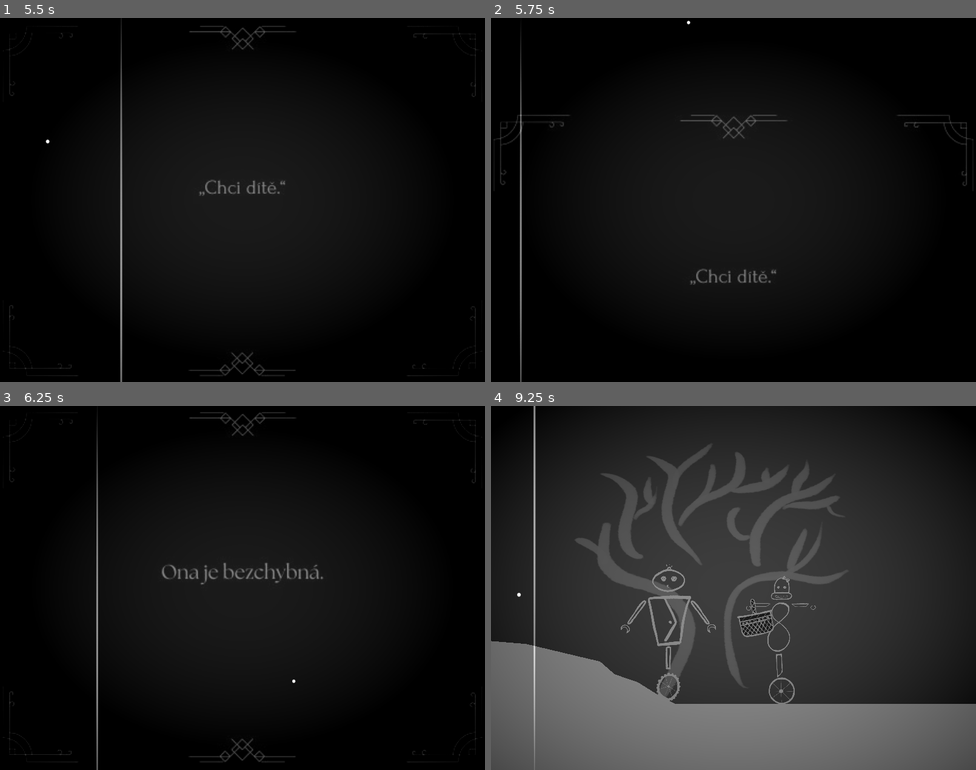
Above: before the commit, frames 1-4 (two rows, left to right).
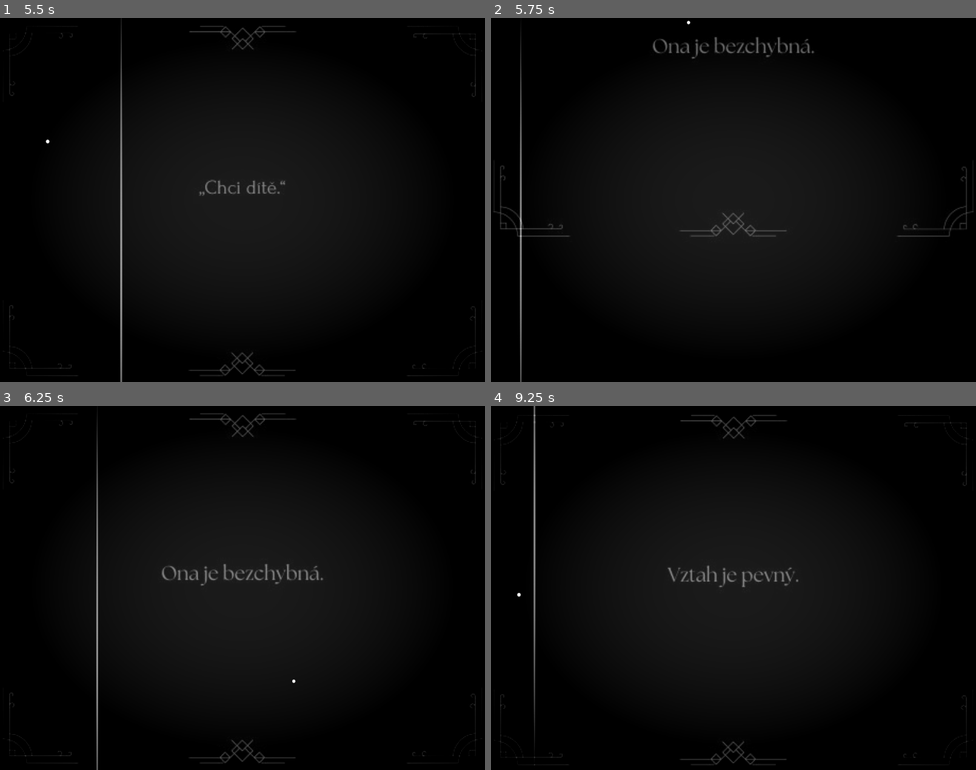
Above: after the commit, the same moments.

Repository: tombuben/KrehkeRobotickeSpoje
Game: Godot game, scene res://main_menu.tscn
Two runs of this game, one before a commit and one after it. Both use one fixed random seed, a clock stepped at 60 frames per second and the inputs below. Video files are missing from this copy of the repository; at most half a second of black plays in their place.
Inputs:
- Up to frame 1 (5.5 s): hold D (Player1Right) 0.53-1.28 s; tap K (Player2Down) at 0.6, 4.35 s; hold S (Player1Down) 1.28-2.03 s; tap J (Player2Left) at 1.35, 5.1 s; hold D (Player1Right) 2.03-2.78 s; tap L (Player2Right) at 2.1 s; hold W (Player1Up) 2.78-3.53 s; tap I (Player2Up) at 2.85 s; hold C (SwitchCamera) 3.53-4.28 s; hold A (Player1Left) 3.53-5.03 s; tap Enter at 5 s; hold S (Player1Down) from 5.03 s (still down)
- Up to frame 2 (5.75 s): keep holding S (Player1Down)
- Up to frame 3 (6.25 s): release S (Player1Down) at 5.78 s; hold D (Player1Right) from 5.78 s (still down); tap L (Player2Right) at 5.85 s
- Up to frame 4 (9.25 s): release D (Player1Right) at 6.53 s; hold W (Player1Up) 6.53-7.28 s; tap one key every 0.75 s from 6.6 s: I (Player2Up) C (SwitchCamera) K (Player2Down) J (Player2Left); hold D (Player1Right) 7.28-8.03 s; hold S (Player1Down) 8.03-8.78 s; hold A (Player1Left) from 8.78 s (still down)

Frame 1 is identical in both runs. In frame 2, 1.7% of the frame differs, in the area x 0-100%, y 5-74%; in frame 3, 0.9%; in frame 4, 89%, in the area x 0-100%, y 0-100%.

Commit message:
pripraveni levelu pro storyboardy

Diff:
--- a/level_1.tscn
+++ b/level_1.tscn
@@ -206,19 +206,19 @@
 position = Vector2(-3700, -3778)
 texture = ExtResource("15_d117x")
 script = ExtResource("13_doyg1")
-displayTime = 2.0
+displayTime = 3.0
 
 [node name="ParkOutro4" type="Sprite2D" parent="Storyboard"]
 position = Vector2(-3700, -2400)
 texture = ExtResource("16_pror3")
 script = ExtResource("13_doyg1")
-displayTime = 1.0
+displayTime = 2.0
 
 [node name="ParkOutro5" type="Sprite2D" parent="Storyboard"]
 position = Vector2(-3700, -2000)
 texture = ExtResource("17_unuie")
 script = ExtResource("13_doyg1")
-displayTime = 1.0
+displayTime = 2.0
 
 [node name="GoalTarget" type="Area2D" parent="."]
 position = Vector2(3202, 368)
--- a/level_2.tscn
+++ b/level_2.tscn
@@ -10,6 +10,15 @@
 [ext_resource type="Script" path="res://Friction.gd" id="7_ushj2"]
 [ext_resource type="Script" path="res://GoalTarget.gd" id="8_j552f"]
 [ext_resource type="Texture2D" uid="uid://cqrw63dltv63u" path="res://art/carry_stuff/krabice.png" id="9_jy2fh"]
+[ext_resource type="Script" path="res://CameraSwitcher.gd" id="11_n28tc"]
+[ext_resource type="Script" path="res://StoryboardPlayer.gd" id="12_hyrqr"]
+[ext_resource type="Texture2D" uid="uid://bmkvdjqy6w6c5" path="res://art/storyboard/park/park_uvod.jpg" id="13_5odp1"]
+[ext_resource type="Texture2D" uid="uid://c0fuai8ej7745" path="res://art/storyboard/park/park_intro_1.jpg" id="14_auqnv"]
+[ext_resource type="Script" path="res://storyboard.gd" id="15_itv0g"]
+[ext_resource type="Texture2D" uid="uid://doi3la0c0mrr" path="res://art/storyboard/park/park_intro_2.jpg" id="16_l103a"]
+[ext_resource type="Texture2D" uid="uid://bupuetdew7tg6" path="res://art/storyboard/park/park_outro_1.jpg" id="17_vbwfh"]
+[ext_resource type="Texture2D" uid="uid://ble8folajkggg" path="res://art/storyboard/park/park_outro_2.jpg" id="18_kcvic"]
+[ext_resource type="Texture2D" uid="uid://bvl8aag2ru7dp" path="res://art/storyboard/park/park_outro_3.jpg" id="19_qna4g"]
 
 [sub_resource type="ShaderMaterial" id="ShaderMaterial_fugcv"]
 shader = ExtResource("6_kmwe0")
@@ -100,6 +109,68 @@
 position = Vector2(-2, 66)
 shape = SubResource("RectangleShape2D_iy1vu")
 
+[node name="CameraSwitcher" type="Node2D" parent="." node_paths=PackedStringArray("gameplayCamera")]
+script = ExtResource("11_n28tc")
+gameplayCamera = NodePath("../CameraCenterer/CharactersCamera")
+
+[node name="StoryboardPlayer" type="Camera2D" parent="CameraSwitcher" node_paths=PackedStringArray("gameStart", "gameEnd")]
+position = Vector2(-998, -1504)
+zoom = Vector2(1.75, 1.75)
+position_smoothing_enabled = true
+position_smoothing_speed = 10.0
+script = ExtResource("12_hyrqr")
+gameStart = [NodePath(""), NodePath("")]
+gameEnd = [NodePath(""), NodePath(""), NodePath("")]
+
+[node name="Storyboard" type="Node2D" parent="."]
+
+[node name="TextureRect" type="TextureRect" parent="Storyboard"]
+offset_left = -3948.0
+offset_top = -4813.0
+offset_right = -3520.0
+offset_bottom = -4671.0
+
+[node name="ColorRect" type="ColorRect" parent="Storyboard"]
+offset_left = -4123.0
+offset_top = -5300.0
+offset_right = -3323.0
+offset_bottom = -747.0
+color = Color(0, 0, 0, 1)
+
+[node name="ParkUvod" type="Sprite2D" parent="Storyboard"]
+position = Vector2(-3700, -5000)
+texture = ExtResource("13_5odp1")
+
+[node name="ParkIntro1" type="Sprite2D" parent="Storyboard"]
+position = Vector2(-3700, -4616)
+texture = ExtResource("14_auqnv")
+script = ExtResource("15_itv0g")
+displayTime = 3.0
+
+[node name="ParkIntro2" type="Sprite2D" parent="Storyboard"]
+position = Vector2(-3700, -4249)
+texture = ExtResource("16_l103a")
+script = ExtResource("15_itv0g")
+displayTime = 2.0
+
+[node name="ParkOutro1" type="Sprite2D" parent="Storyboard"]
+position = Vector2(-3700, -3778)
+texture = ExtResource("17_vbwfh")
+script = ExtResource("15_itv0g")
+displayTime = 3.0
+
+[node name="ParkOutro4" type="Sprite2D" parent="Storyboard"]
+position = Vector2(-3700, -2400)
+texture = ExtResource("18_kcvic")
+script = ExtResource("15_itv0g")
+displayTime = 2.0
+
+[node name="ParkOutro5" type="Sprite2D" parent="Storyboard"]
+position = Vector2(-3700, -2000)
+texture = ExtResource("19_qna4g")
+script = ExtResource("15_itv0g")
+displayTime = 2.0
+
 [connection signal="body_entered" from="Krabice" to="." method="_on_krabice_body_entered"]
 [connection signal="body_entered" from="Krabice" to="Krabice/Node2D" method="_on_krabice_body_entered"]
 [connection signal="body_exited" from="Krabice" to="Krabice/Node2D" method="_on_krabice_body_exited"]
--- a/level_3.tscn
+++ b/level_3.tscn
@@ -9,6 +9,15 @@
 [ext_resource type="Texture2D" uid="uid://coqpig88ad7yg" path="res://art/gameover.png" id="7_bvag3"]
 [ext_resource type="Script" path="res://Friction.gd" id="7_ymntq"]
 [ext_resource type="Script" path="res://GoalTarget.gd" id="8_os6pc"]
+[ext_resource type="Script" path="res://CameraSwitcher.gd" id="10_momg8"]
+[ext_resource type="Script" path="res://StoryboardPlayer.gd" id="11_4s1fs"]
+[ext_resource type="Texture2D" uid="uid://bmkvdjqy6w6c5" path="res://art/storyboard/park/park_uvod.jpg" id="12_l4ceb"]
+[ext_resource type="Texture2D" uid="uid://c0fuai8ej7745" path="res://art/storyboard/park/park_intro_1.jpg" id="13_s1v1l"]
+[ext_resource type="Script" path="res://storyboard.gd" id="14_4r3rw"]
+[ext_resource type="Texture2D" uid="uid://doi3la0c0mrr" path="res://art/storyboard/park/park_intro_2.jpg" id="15_7iwbp"]
+[ext_resource type="Texture2D" uid="uid://bupuetdew7tg6" path="res://art/storyboard/park/park_outro_1.jpg" id="16_c0uxg"]
+[ext_resource type="Texture2D" uid="uid://ble8folajkggg" path="res://art/storyboard/park/park_outro_2.jpg" id="17_5kyp6"]
+[ext_resource type="Texture2D" uid="uid://bvl8aag2ru7dp" path="res://art/storyboard/park/park_outro_3.jpg" id="18_pk6ql"]
 
 [sub_resource type="ShaderMaterial" id="ShaderMaterial_fugcv"]
 shader = ExtResource("6_axbdr")
@@ -133,6 +142,68 @@
 position = Vector2(-2, 66)
 shape = SubResource("RectangleShape2D_iy1vu")
 
+[node name="CameraSwitcher" type="Node2D" parent="." node_paths=PackedStringArray("gameplayCamera")]
+script = ExtResource("10_momg8")
+gameplayCamera = NodePath("")
+
+[node name="StoryboardPlayer" type="Camera2D" parent="CameraSwitcher" node_paths=PackedStringArray("gameStart", "gameEnd")]
+position = Vector2(-998, -1504)
+zoom = Vector2(1.75, 1.75)
+position_smoothing_enabled = true
+position_smoothing_speed = 10.0
+script = ExtResource("11_4s1fs")
+gameStart = [NodePath(""), NodePath("")]
+gameEnd = [NodePath(""), NodePath(""), NodePath("")]
+
+[node name="Storyboard" type="Node2D" parent="."]
+
+[node name="TextureRect" type="TextureRect" parent="Storyboard"]
+offset_left = -3948.0
+offset_top = -4813.0
+offset_right = -3520.0
+offset_bottom = -4671.0
+
+[node name="ColorRect" type="ColorRect" parent="Storyboard"]
+offset_left = -4123.0
+offset_top = -5300.0
+offset_right = -3323.0
+offset_bottom = -747.0
+color = Color(0, 0, 0, 1)
+
+[node name="ParkUvod" type="Sprite2D" parent="Storyboard"]
+position = Vector2(-3700, -5000)
+texture = ExtResource("12_l4ceb")
+
+[node name="ParkIntro1" type="Sprite2D" parent="Storyboard"]
+position = Vector2(-3700, -4616)
+texture = ExtResource("13_s1v1l")
+script = ExtResource("14_4r3rw")
+displayTime = 3.0
+
+[node name="ParkIntro2" type="Sprite2D" parent="Storyboard"]
+position = Vector2(-3700, -4249)
+texture = ExtResource("15_7iwbp")
+script = ExtResource("14_4r3rw")
+displayTime = 2.0
+
+[node name="ParkOutro1" type="Sprite2D" parent="Storyboard"]
+position = Vector2(-3700, -3778)
+texture = ExtResource("16_c0uxg")
+script = ExtResource("14_4r3rw")
+displayTime = 3.0
+
+[node name="ParkOutro4" type="Sprite2D" parent="Storyboard"]
+position = Vector2(-3700, -2400)
+texture = ExtResource("17_5kyp6")
+script = ExtResource("14_4r3rw")
+displayTime = 2.0
+
+[node name="ParkOutro5" type="Sprite2D" parent="Storyboard"]
+position = Vector2(-3700, -2000)
+texture = ExtResource("18_pk6ql")
+script = ExtResource("14_4r3rw")
+displayTime = 2.0
+
 [connection signal="body_entered" from="Krabice" to="." method="_on_krabice_body_entered"]
 [connection signal="body_entered" from="Krabice" to="Mimino/Node2D" method="_on_krabice_body_entered"]
 [connection signal="body_exited" from="Krabice" to="Krabice/Node2D" method="_on_krabice_body_exited"]
Not shown: 1 places in level_2.tscn that only renumber resources
Not shown: 1 places in level_3.tscn that only renumber resources
